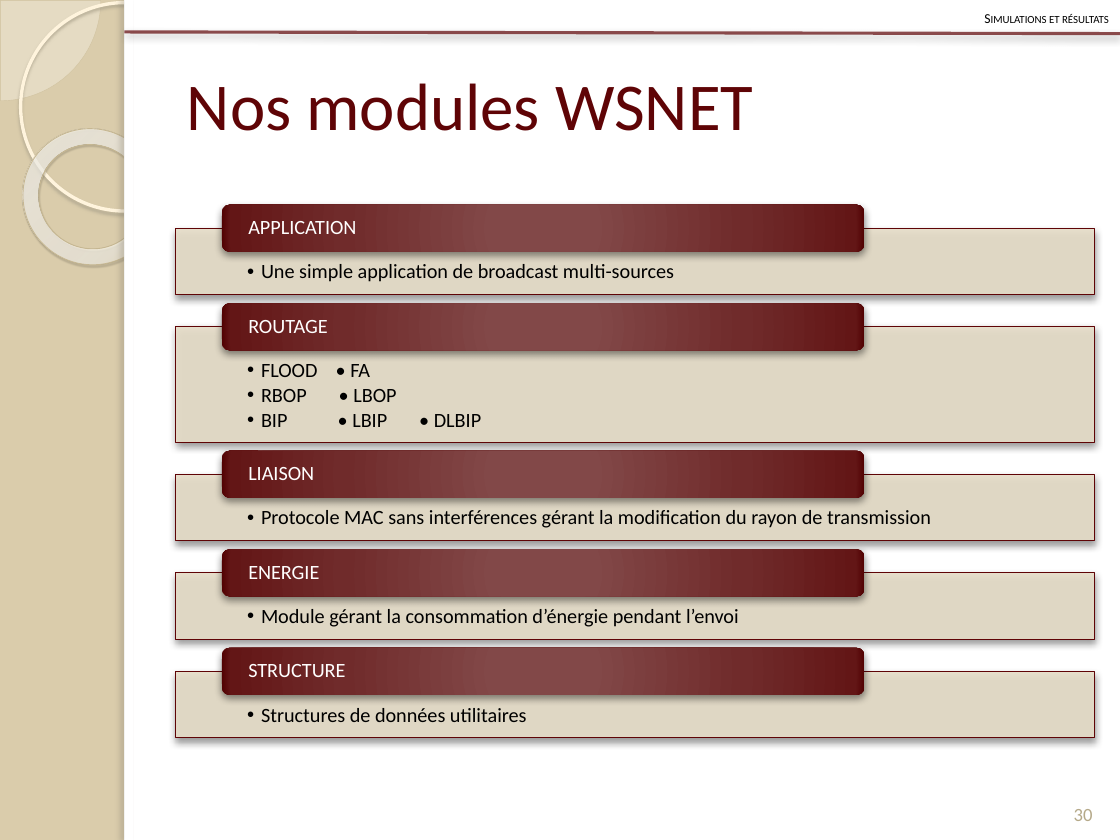
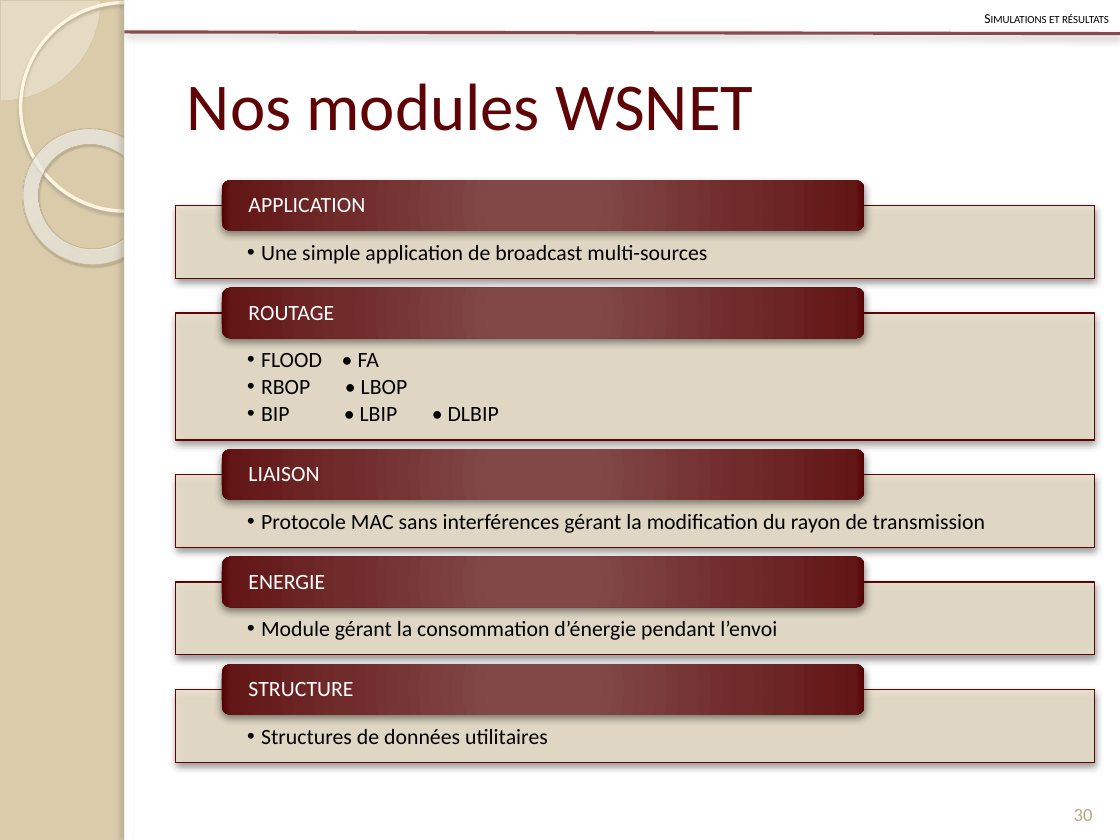
Before and after one commit to Patre/Energy-saving-in-sensors--networks, a slide deck: slide 30 of Redaction/Presentation/pres.pptx. Drawn at 1120x840 pixels with LibreOffice and Linux fonts; fonts in the diff are those of the drawing. Boxes give left, top, right and bottom in pixels: in the first picture for what was removed or moved away, otherwise in the second. Text is boxed around its words. In the diff, an @@ line names an element or a change of style, - is before the commit and + after.

Commit message:
Presentation

```diff
--- a/Redaction/Presentation/pres.pptx
+++ b/Redaction/Presentation/pres.pptx
@@ text "Une simple application de broadcast ...": place and size @@
-text "Une simple application de broadcast ..." at (261,264,674,282)
+text "Une simple application de broadcast ..." at (261,245,707,264)
@@ rectangle: place and size @@
-rectangle at (176,228,1094,295)
+rectangle at (176,206,1094,279)
@@ rounded rectangle: place and size @@
-rounded rectangle at (222,205,865,252)
+rounded rectangle at (222,180,865,231)
@@ size 13 to 14 pt in 10 elements at (248,467,319,481), (261,514,985,533), (248,575,325,589), (261,353,499,421), (261,621,777,640), (248,306,334,320), (248,682,353,696), (261,245,707,264), (261,729,548,744), (248,198,365,212) @@
@@ text "APPLICATION": place and size @@
-text "APPLICATION" at (248,221,356,234)
+text "APPLICATION" at (248,198,365,212)
@@ rounded rectangle: place and size @@
-rounded rectangle at (222,304,865,351)
+rounded rectangle at (222,288,865,338)
@@ text "ROUTAGE": place and size @@
-text "ROUTAGE" at (248,320,327,333)
+text "ROUTAGE" at (248,306,334,320)
@@ text "FLOOD • FA": place and size @@
-text "FLOOD • FA" at (261,364,481,427)
+text "FLOOD • FA" at (261,353,499,421)
@@ rectangle: place and size @@
-rectangle at (176,327,1094,442)
+rectangle at (176,312,1094,439)
@@ rectangle: place and size @@
-rectangle at (176,474,1094,540)
+rectangle at (176,475,1094,548)
@@ rounded rectangle: place and size @@
-rounded rectangle at (222,550,865,597)
+rounded rectangle at (222,557,865,607)
@@ text "ENERGIE": place and size @@
-text "ENERGIE" at (248,566,319,579)
+text "ENERGIE" at (248,575,325,589)
@@ text "Module gérant la consommation d’énergie ...": place and size @@
-text "Module gérant la consommation d’énergie ..." at (261,609,739,627)
+text "Module gérant la consommation d’énergie ..." at (261,621,777,640)
@@ rectangle: place and size @@
-rectangle at (176,572,1094,638)
+rectangle at (176,582,1094,655)
@@ rounded rectangle: place and size @@
-rounded rectangle at (222,648,865,696)
+rounded rectangle at (222,664,865,715)
@@ text "STRUCTURE": place and size @@
-text "STRUCTURE" at (248,664,345,677)
+text "STRUCTURE" at (248,682,353,696)
@@ text "Structures de données utilitaires": place and size @@
-text "Structures de données utilitaires" at (261,708,527,722)
+text "Structures de données utilitaires" at (261,729,548,744)
@@ rectangle: place and size @@
-rectangle at (176,671,1094,737)
+rectangle at (176,690,1094,763)
```
Also in this commit, not shown: 10 other slides changed, 2 other files.
